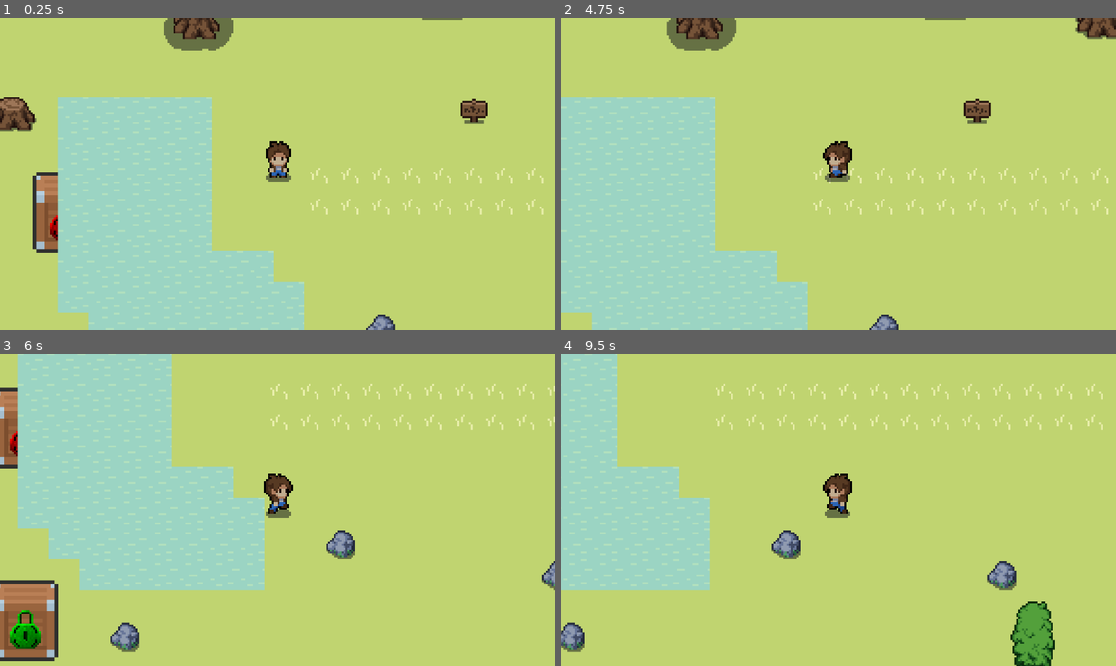
Above: before the commit, frames 1-4 (two rows, left to right).
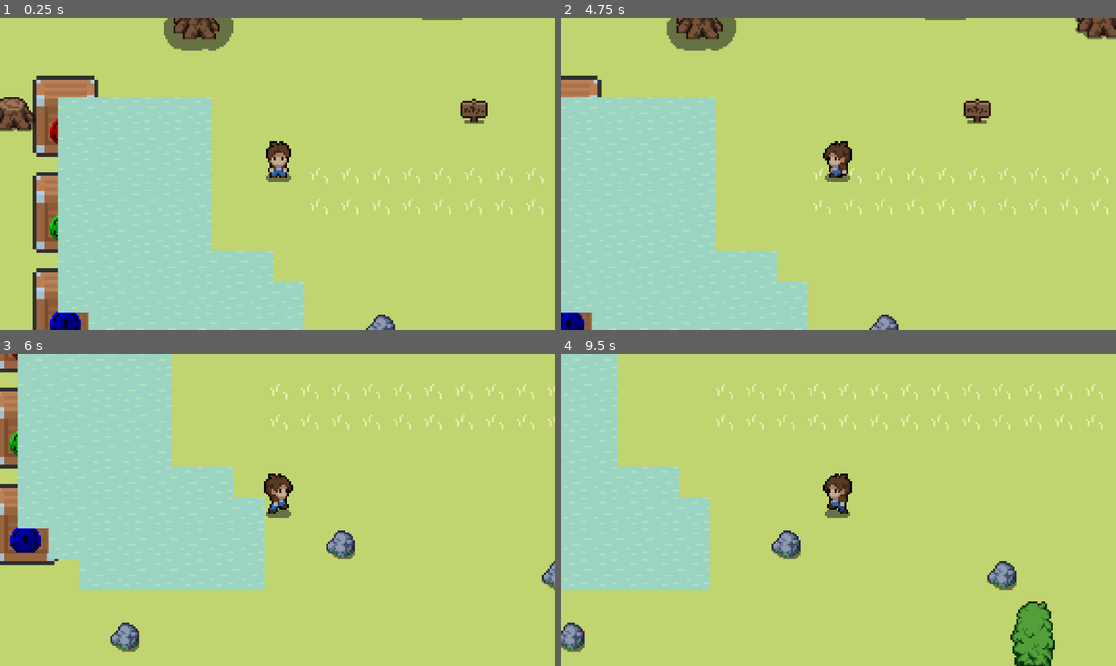
Above: after the commit, the same moments.

Repository: hotung9108/escape-plan
Game: Godot game, scene res://scenes/maps/map_01.tscn
The game is run twice, just before and just after one commit, with the same random seed, the same clock (stepped at 60 frames per second) and the same inputs. The engine's default icon, where the game draws it, is replaced by a stand-in: a white triangle on a blue panel in a dark square.
Inputs:
- Up to frame 1 (0.25 s): no input
- Up to frame 2 (4.75 s): tap Enter at 0.5 s; hold Right (ui_right) 0.53-1.28 s; hold Down (ui_down) 1.28-2.03 s; hold Right (ui_right) 2.03-2.78 s; hold Up (ui_up) 2.78-3.53 s; hold Left (ui_left) from 3.53 s (still down)
- Up to frame 3 (6 s): release Left (ui_left) at 5.03 s; hold Down (ui_down) 5.03-5.78 s; hold Right (ui_right) from 5.78 s (still down)
- Up to frame 4 (9.5 s): release Right (ui_right) at 6.53 s; hold Up (ui_up) 6.53-7.28 s; hold Right (ui_right) 7.28-8.03 s; hold Down (ui_down) 8.03-8.78 s; hold Left (ui_left) from 8.78 s (still down)

The runs differ from the first frame. In frame 1, 3.0% of the frame differs, in the area x 5-18%, y 18-100%; in frame 2, 0.8%; in frame 3, 4.5%, in the area x 0-26%, y 0-99%; in frame 4, less than 0.1%.

Commit message:
add: Limit prisonner pickup number, custom rescuse point;

Diff:
--- a/scenes/develop/mission_develop.tscn
+++ b/scenes/develop/mission_develop.tscn
@@ -1,11 +1,17 @@
-[gd_scene load_steps=3 format=3 uid="uid://b6yo4q31okka2"]
+[gd_scene load_steps=4 format=3 uid="uid://b6yo4q31okka2"]
 
 [ext_resource type="PackedScene" uid="uid://d0op85h1k8gvl" path="res://scenes/characters/player.tscn" id="1_n4jd4"]
 [ext_resource type="PackedScene" uid="uid://da2fofovjyd0i" path="res://scenes/mission/mission_system.tscn" id="2_7l3pc"]
+[ext_resource type="PackedScene" uid="uid://k48e8gl3mah7" path="res://scenes/mission/rescuse_point.tscn" id="3_kbsa5"]
 
 [node name="MissionDevelop" type="Node2D"]
 
 [node name="Player" parent="." instance=ExtResource("1_n4jd4")]
 y_sort_enabled = true
 
-[node name="MissionSystem" parent="." instance=ExtResource("2_7l3pc")]
+[node name="MissionSystem" parent="." node_paths=PackedStringArray("rescuse_point") instance=ExtResource("2_7l3pc")]
+rescuse_point = NodePath("../RescusePoint")
+maxPickUpPrisonnerNumber = 1
+
+[node name="RescusePoint" parent="." instance=ExtResource("3_kbsa5")]
+position = Vector2(55, 0)
--- a/scripts/mission/MissionSystem.gd
+++ b/scripts/mission/MissionSystem.gd
@@ -2,10 +2,12 @@
 
 # Dependencies
 @export var player: Node2D
+@export var rescuse_point: Area2D
 
 # Attributes
 @export var missionObjects: Array[mission_object] = []
 @export var rescusePosition: Vector2
+@export var maxPickUpPrisonnerNumber: int
 
 # Resources
 var keyObject = preload("res://scenes/mission/key_object.tscn")
@@ -19,10 +21,11 @@
 var rescusePrisonnerNumber: int = 0
 
 func _ready():
-	var rescuse_point = rescusePointObject.instantiate()
-	rescuse_point.position = rescusePosition
+	if rescuse_point == null:
+		rescuse_point = rescusePointObject.instantiate()
+		rescuse_point.position = rescusePosition
+		add_child(rescuse_point)
 	rescuse_point.body_entered.connect(on_player_enter_spawn)
-	add_child(rescuse_point)
 
 	for i in range(missionObjects.size()):
 		var newKeyObject = keyObject.instantiate()
@@ -34,7 +37,7 @@
 		newKeyObject.get_node("TriggerArea").body_entered.connect(func(body): on_player_enter_key(newKeyObject, body))
 
 		var newCageObject = cageObject.instantiate()
-		newCageObject.position = Vector2(100, (i + 1) * 100)
+		newCageObject.position = Vector2(100, (i + 1) * 50)
 		add_child(newCageObject)
 
 		newCageObject.set_cage(missionObjects[i].color, i)
@@ -50,14 +53,14 @@
 
 func on_player_enter_cage(cageObject, body):
 	if body.is_in_group("Player"):
-		if pickUpKeys.has(cageObject.cageType):
+		if pickUpKeys.has(cageObject.cageType) and pickUpPrisonners.size() <= maxPickUpPrisonnerNumber - 1:
+			var newPrisonner = prisonnerObject.instantiate()
+			pickUpPrisonners.append(newPrisonner)
 			await cageObject.open()
-			var newPrisonner = prisonnerObject.instantiate()
 			var sprite: AnimatedSprite2D = newPrisonner.get_node("AnimatedSprite2D")
 			sprite.sprite_frames = missionObjects[cageObject.cageType].prisonnerSpriteFrames
 			newPrisonner.position = cageObject.global_position
 			add_child(newPrisonner)
-			pickUpPrisonners.append(newPrisonner)
 		else:
 			cageObject.interact()
 
